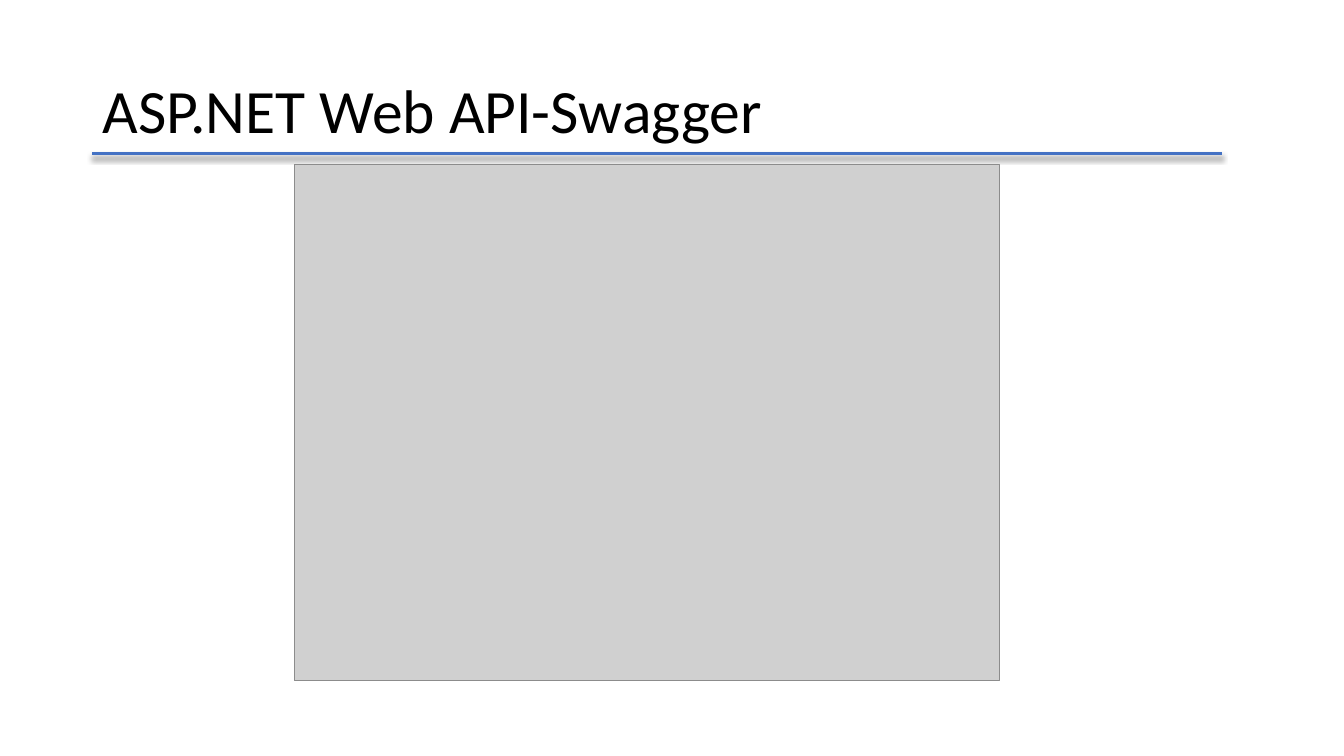
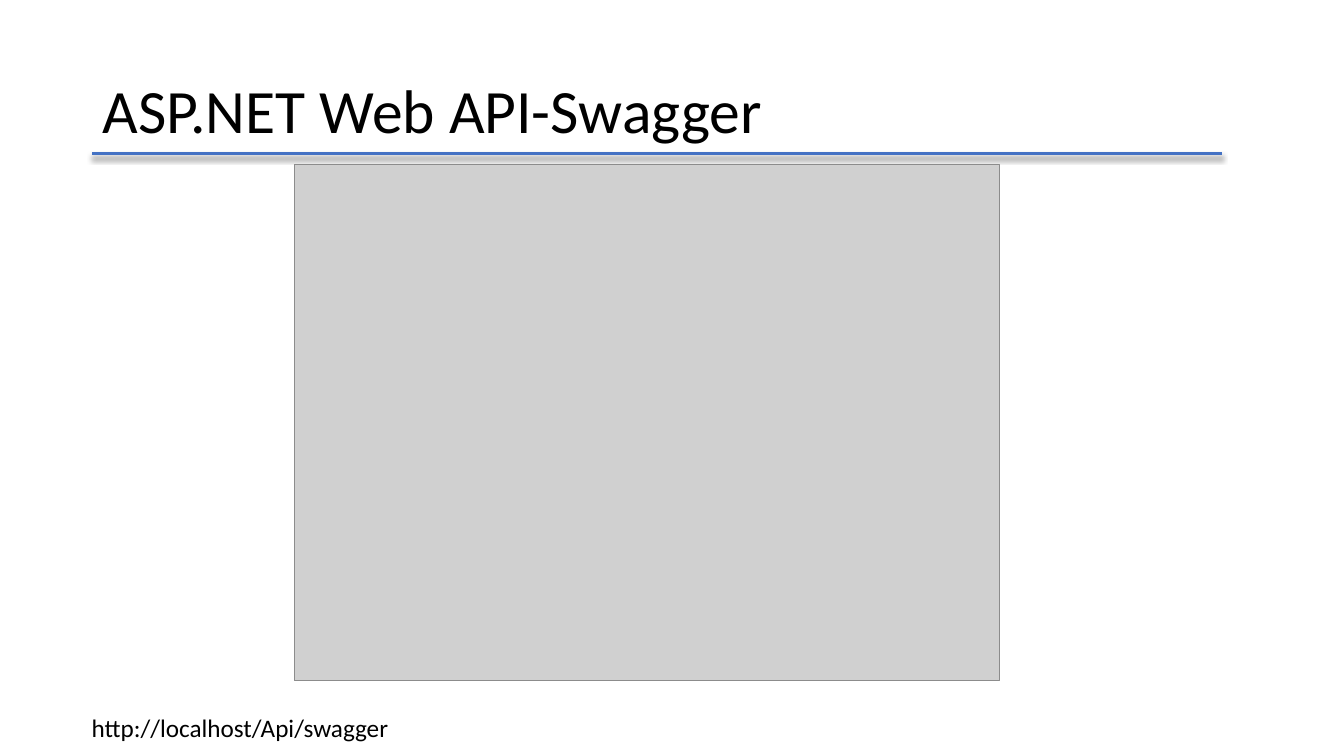
Before and after one commit to lbwxly/Todo, a slide deck: slide 21 of RestApiIntroduction.pptx. Drawn at 1344x756 pixels with LibreOffice and Linux fonts; fonts in the diff are those of the drawing; grey boxes stand for pictures. Boxes give left, top, right and bottom in pixels: in the first picture for what was removed or moved away, otherwise in the second. Text is boxed around its words. In the diff, an @@ line names an element or a change of style, - is before the commit and + after.

```diff
--- a/RestApiIntroduction.pptx
+++ b/RestApiIntroduction.pptx
@@ text added at (92, 719, 388, 742), 18 pt, text #000000 @@
+http://localhost/Api/swagger
```
Also in this commit, not shown: 5 other slides changed, 3 other files.
